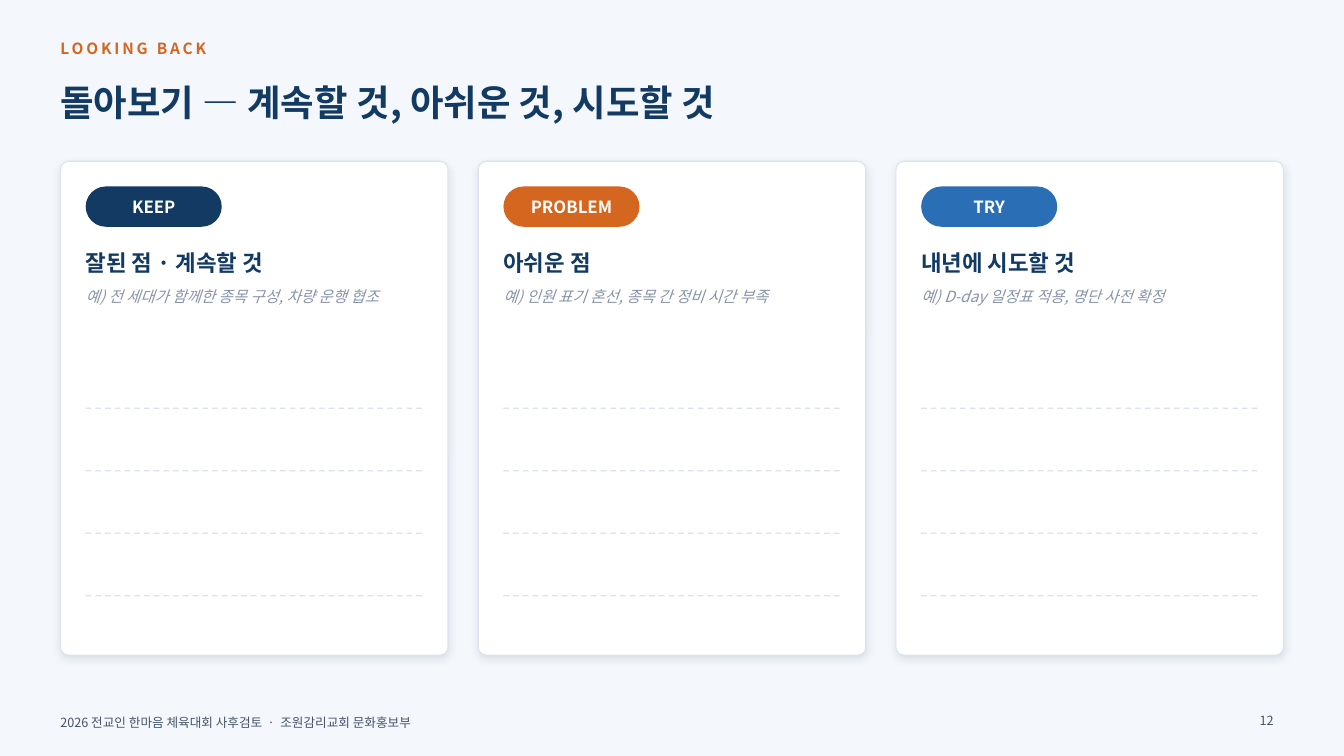
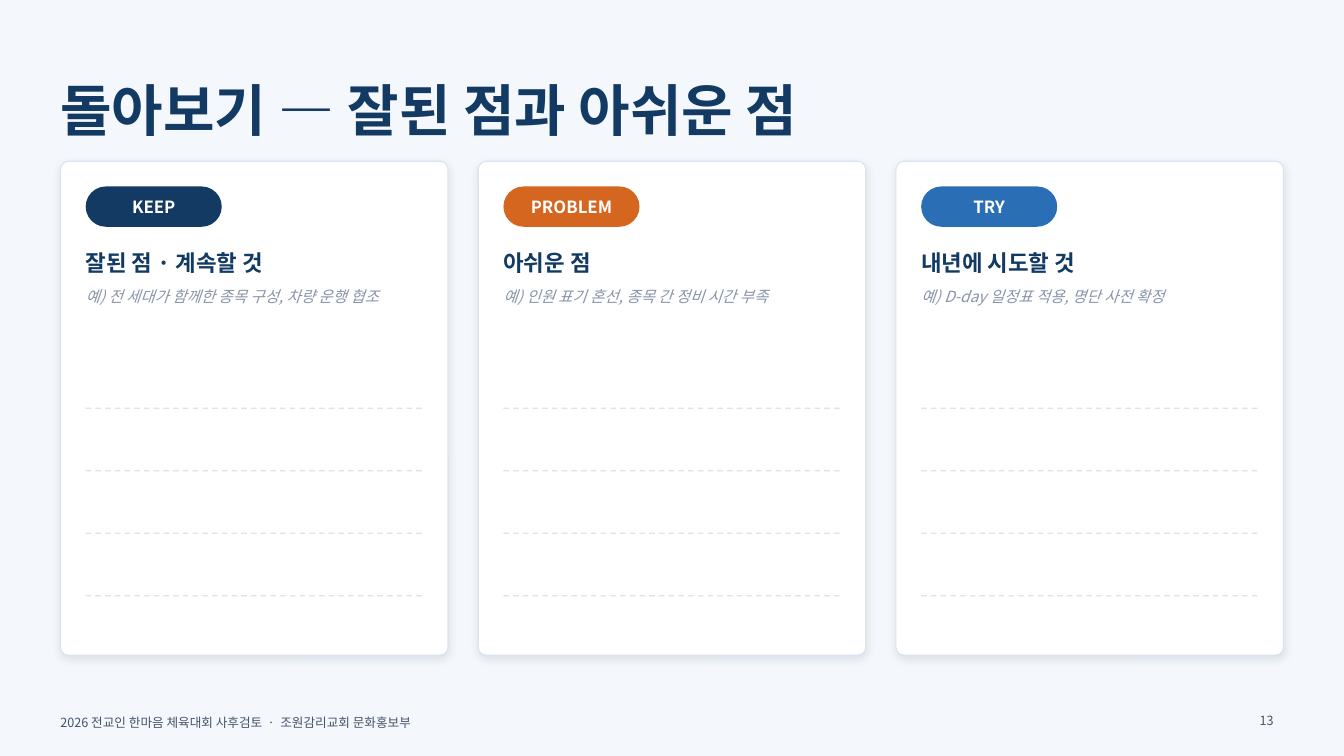
Before and after one commit to sungo-bae/miniature-octo-spoon, a slide deck: slide 13 of 2026_한마음체육대회_사후검토_1017.pptx (slide 12 before the commit). Drawn at 1344x756 pixels with LibreOffice and Linux fonts; fonts in the diff are those of the drawing; background and template pictures are left out. Boxes give left, top, right and bottom in pixels: in the first picture for what was removed or moved away, otherwise in the second. Text is boxed around its words. In the diff, an @@ line names an element or a change of style, - is before the commit and + after.

```diff
--- a/2026_한마음체육대회_사후검토_1017.pptx
+++ b/2026_한마음체육대회_사후검토_1017.pptx
@@ text removed at <box>60,42,206,54</box> @@
-LOOKING BACK
@@ title at <box>60,84,798,136</box>: text changed; size 26 to 40 pt @@
-돌아보기 — 계속할 것, 아쉬운 것, 시도할 것
+돌아보기 — 잘된 점과 아쉬운 점
@@ page number at <box>1260,715,1274,725</box>: text changed @@
-12
+13
```
Also in this commit, not shown: 13 other slides changed, 1 slide added.
